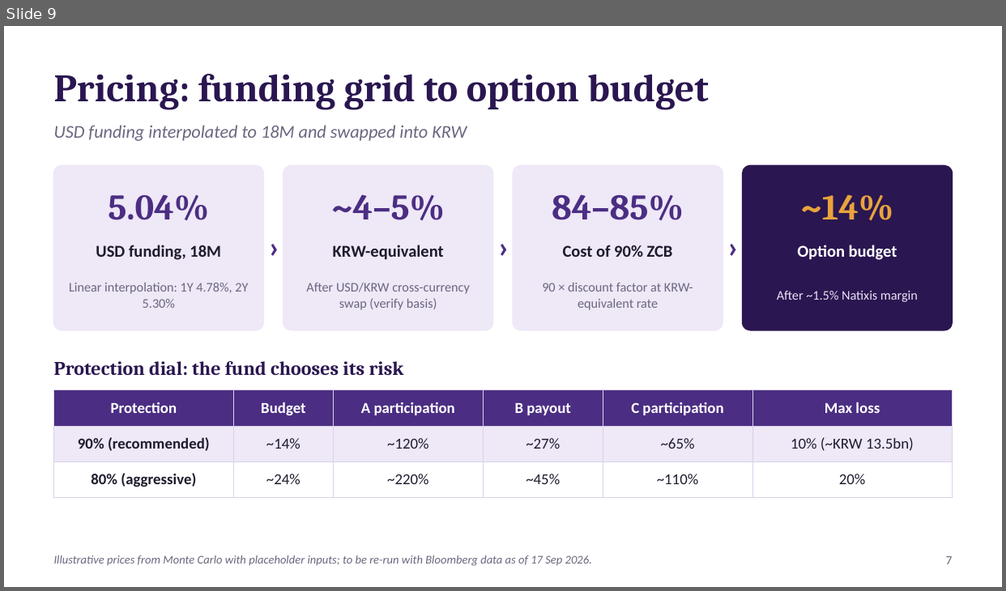
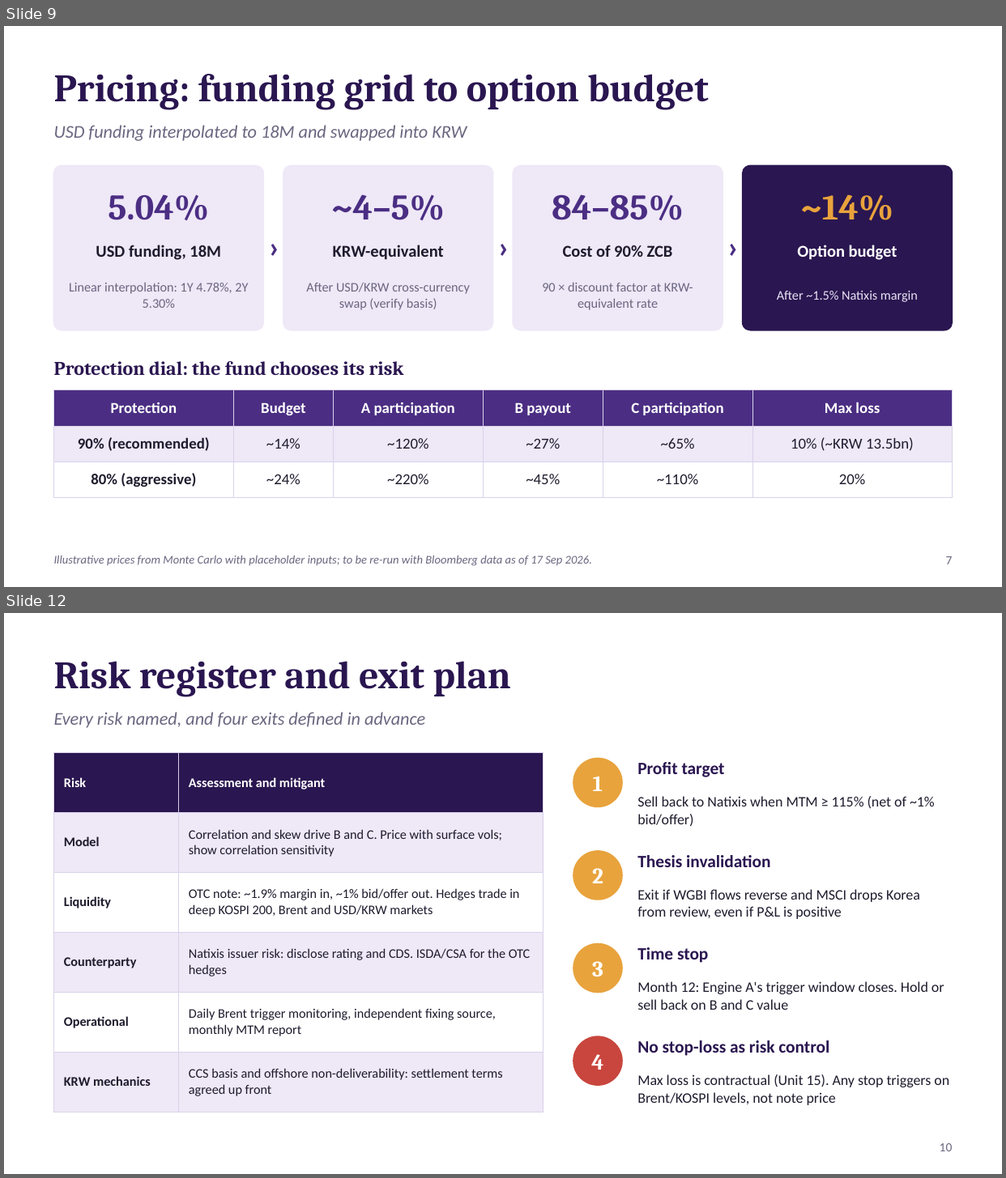
Before and after one commit to benjaminlhl/natixis-case-comp, a slide deck: deck/K-Dislocation-Note.pptx. Shown one above the other, each under a label of ours: slide 9 before the commit, slides 9 and 12 after it; the slides between them are not shown. The pictures are 1006x591 and 1006x1178 pixels, drawn with LibreOffice and Linux fonts; fonts in the diff are those of the drawing. Boxes give left, top, right and bottom in pixels: in the first picture for what was removed or moved away, otherwise in the second. Text is boxed around its words. In the diff, an @@ line names an element or a change of style, - is before the commit and + after.

```diff
--- a/deck/K-Dislocation-Note.pptx
+++ b/deck/K-Dislocation-Note.pptx
@@ slide 12 added at (4,613,1002,1174), background #FFFFFF @@
@@ text added at (54,661,511,696), 28 pt, text #2A1650, bold @@
+Risk register and exit plan
@@ text added at (54,712,425,728), 13 pt, text #6B6680, italic @@
+Every risk named, and four exits defined in advance
@@ table added at (54,752,543,1100), 6 rows, 2 columns @@
+Risk | Assessment and mitigant
+Model | Correlation and skew drive B and C. Price with surface vols; show correlation sensitivity
+Liquidity | OTC note: ~1.9% margin in, ~1% bid/offer out. Hedges trade in deep KOSPI 200, Brent and USD/KRW markets
+Counterparty | Natixis issuer risk: disclose rating and CDS. ISDA/CSA for the OTC hedges
+Operational | Daily Brent trigger monitoring, independent fixing source, monthly MTM report
+KRW mechanics | CCS basis and offshore non-deliverability: settlement terms agreed up front
@@ ellipse added at (573,758,623,807), fill #E8A33D @@
@@ text added at (593,777,603,791), 16 pt, text #FFFFFF, bold @@
+1
@@ text added at (637,762,725,777), 12.5 pt, text #2A1650, bold @@
+Profit target
@@ text added at (637,796,935,827), 10.5 pt, text #1F1B2D @@
+Sell back to Natixis when MTM ≥ 115% (net of ~1% bid/offer)
@@ ellipse added at (573,850,623,901), fill #E8A33D @@
@@ text added at (637,855,770,867), 12.5 pt, text #2A1650, bold @@
+Thesis invalidation
@@ text added at (592,868,603,884), 16 pt, text #FFFFFF, bold @@
+2
@@ text added at (637,889,920,919), 10.5 pt, text #1F1B2D @@
+Exit if WGBI flows reverse and MSCI drops Korea from review, even if P&L is positive
@@ ellipse added at (573,943,623,993), fill #E8A33D @@
@@ text added at (637,948,708,963), 12.5 pt, text #2A1650, bold @@
+Time stop
@@ text added at (592,961,603,977), 16 pt, text #FFFFFF, bold @@
+3
@@ text added at (637,982,944,1010), 10.5 pt, text #1F1B2D @@
+Month 12: Engine A's trigger window closes. Hold or sell back on B and C value
@@ ellipse added at (573,1036,623,1086), fill #C8463D @@
@@ text added at (637,1041,829,1056), 12.5 pt, text #2A1650, bold @@
+No stop-loss as risk control
@@ text added at (591,1054,603,1070), 16 pt, text #FFFFFF, bold @@
+4
@@ text added at (637,1075,949,1105), 10.5 pt, text #1F1B2D @@
+Max loss is contractual (Unit 15). Any stop triggers on Brent/KOSPI levels, not note price
@@ text added at (940,1144,953,1152), 9 pt, text #6B6680 @@
+10
```
Also in this commit, not shown: 3 slides changed, 1 other slide added, 2 slides removed, 4 other files.
